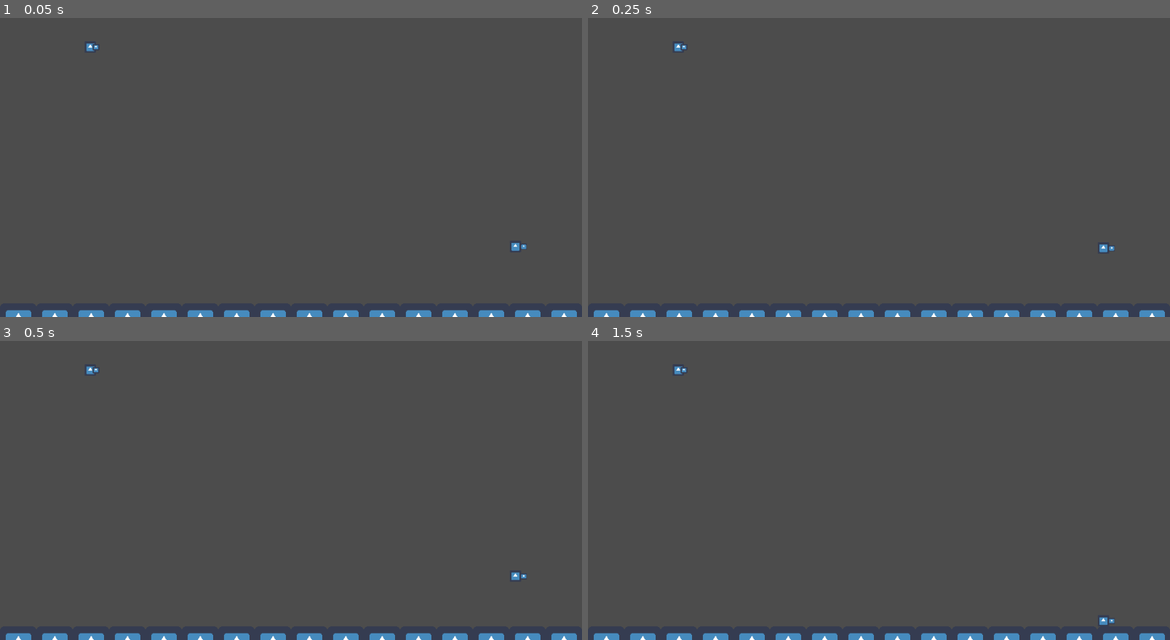
Above: before the commit, frames 1-4 (two rows, left to right).
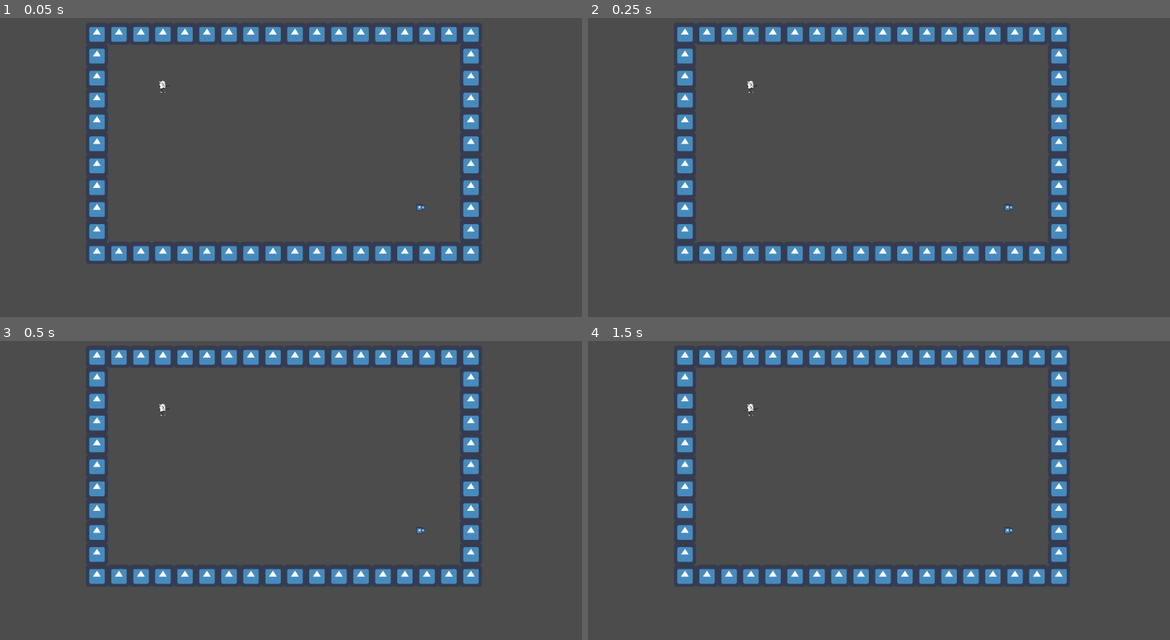
Above: after the commit, the same moments.

Repository: Lophtix8/GameJam_2019_Spring
Game: Godot game, scene res://Scenes/Main.tscn
The game is run twice, just before and just after one commit, with the same random seed, the same clock (stepped at 60 frames per second) and the same inputs. The engine's default icon, where the game draws it, is replaced by a stand-in: a white triangle on a blue panel in a dark square.
Inputs:
- Up to frame 1 (0.05 s): no input
- Up to frame 2 (0.25 s): no input
- Up to frame 3 (0.5 s): no input
- Up to frame 4 (1.5 s): no input

The runs differ from the first frame. In frame 1, 9.2% of the frame differs, in the area x 1-100%, y 2-100%; in frame 2, 9.2%; in frame 3, 9.2%; in frame 4, 9.2%.
Error before the commit: Parse Error: The identifier "drag" isn't declared in the current scope.

Commit message:
Big update
Somewhat functional Camera, animation v1 added(Down needs improvement).

Diff:
--- a/Scenes/Main.tscn
+++ b/Scenes/Main.tscn
@@ -1,18 +1,102 @@
-[gd_scene load_steps=7 format=2]
+[gd_scene load_steps=36 format=2]
 
 [ext_resource path="res://Scripts/Player.gd" type="Script" id=1]
-[ext_resource path="res://icon.png" type="Texture" id=2]
+[ext_resource path="res://Graphics/gun.png" type="Texture" id=2]
 [ext_resource path="res://Scripts/Sprite2.gd" type="Script" id=3]
-[ext_resource path="res://Graphics/BasicTileSet.tres" type="TileSet" id=4]
+[ext_resource path="res://Graphics/Up/IdleU.PNG" type="Texture" id=4]
+[ext_resource path="res://Graphics/Up/WalkingU1.PNG" type="Texture" id=5]
+[ext_resource path="res://Graphics/Up/WalkingU2.PNG" type="Texture" id=6]
+[ext_resource path="res://Graphics/UpRight/IdleUR2.PNG" type="Texture" id=7]
+[ext_resource path="res://Graphics/UpRight/IdleUR.PNG" type="Texture" id=8]
+[ext_resource path="res://Graphics/UpRight/WalkingUR1.PNG" type="Texture" id=9]
+[ext_resource path="res://Graphics/UpRight/WalkingUR3.PNG" type="Texture" id=10]
+[ext_resource path="res://Graphics/Right/IdleR.PNG" type="Texture" id=11]
+[ext_resource path="res://Graphics/Right/MovingR.PNG" type="Texture" id=12]
+[ext_resource path="res://Graphics/Right/WalkingR1.PNG" type="Texture" id=13]
+[ext_resource path="res://Graphics/Right/WalkingR3.PNG" type="Texture" id=14]
+[ext_resource path="res://Graphics/DownRight/IdleDR.PNG" type="Texture" id=15]
+[ext_resource path="res://Graphics/DownRight/IdleDR2.PNG" type="Texture" id=16]
+[ext_resource path="res://Graphics/DownRight/WalkingDR1.PNG" type="Texture" id=17]
+[ext_resource path="res://Graphics/DownRight/WalkingDR2.PNG" type="Texture" id=18]
+[ext_resource path="res://Graphics/Down/Idle.PNG" type="Texture" id=19]
+[ext_resource path="res://Graphics/Down/Idle2.PNG" type="Texture" id=20]
+[ext_resource path="res://Graphics/Down/WalkingDown3.PNG" type="Texture" id=21]
+[ext_resource path="res://icon.png" type="Texture" id=22]
+[ext_resource path="res://Graphics/BasicTileSet.tres" type="TileSet" id=23]
+[ext_resource path="res://Scripts/Camera2D.gd" type="Script" id=24]
 
 [sub_resource type="RectangleShape2D" id=1]
+extents = Vector2( 10, 17 )
+
+[sub_resource type="SpriteFrames" id=11]
+animations = [ {
+"frames": [ ExtResource( 5 ), ExtResource( 6 ) ],
+"loop": true,
+"name": "default",
+"speed": 4.0
+} ]
+
+[sub_resource type="SpriteFrames" id=6]
+animations = [ {
+"frames": [ ExtResource( 7 ), ExtResource( 8 ) ],
+"loop": true,
+"name": "default",
+"speed": 2.0
+} ]
+
+[sub_resource type="SpriteFrames" id=7]
+animations = [ {
+"frames": [ ExtResource( 9 ), ExtResource( 10 ) ],
+"loop": true,
+"name": "default",
+"speed": 4.0
+} ]
+
+[sub_resource type="SpriteFrames" id=4]
+animations = [ {
+"frames": [ ExtResource( 12 ), ExtResource( 13 ), ExtResource( 14 ) ],
+"loop": true,
+"name": "default",
+"speed": 6.0
+} ]
+
+[sub_resource type="SpriteFrames" id=8]
+animations = [ {
+"frames": [ ExtResource( 15 ), ExtResource( 16 ) ],
+"loop": true,
+"name": "default",
+"speed": 2.0
+} ]
+
+[sub_resource type="SpriteFrames" id=9]
+animations = [ {
+"frames": [ ExtResource( 17 ), ExtResource( 18 ) ],
+"loop": true,
+"name": "default",
+"speed": 4.0
+} ]
+
+[sub_resource type="SpriteFrames" id=5]
+animations = [ {
+"frames": [ ExtResource( 19 ), ExtResource( 20 ) ],
+"loop": true,
+"name": "default",
+"speed": 1.0
+} ]
+
+[sub_resource type="SpriteFrames" id=10]
+animations = [ {
+"frames": [ ExtResource( 21 ), ExtResource( 21 ) ],
+"loop": true,
+"name": "default",
+"speed": 1.0
+} ]
 
 [sub_resource type="GDScript" id=2]
 script/source = "extends RigidBody2D
 
-var movement = 300
+var movement = 100
 var deadzone = 0.5
-#var drag = 0.7
 
 var hp = 1
 
@@ -20,11 +104,11 @@
 func _ready():
 	Input.connect(\"joy_connection_changed\",self,\"joy_con_changed\")
 	self.mode = MODE_CHARACTER
+	self.linear_damp = 10
 	self.mass = 10
 
 func _physics_process(delta):
 	self.gravity_scale = 0
-	self.linear_velocity *= drag
 
 	if self.linear_velocity.length() <= (1.5*movement) and self.applied_force.length() == 0:
 		self.linear_velocity = get_input()
@@ -32,44 +116,158 @@
 func get_input():
 	var motion = Vector2(0,0)
 	if Input.get_connected_joypads().size() > 0:
-		var axesM = [0,0]
-		var axesD = [0,0]
 		motion.x = Input.get_joy_axis(1,JOY_ANALOG_LX)
 		motion.y = Input.get_joy_axis(1,JOY_ANALOG_LY)
 
 		if motion.length() < deadzone:
 			motion *= 0
 
-	return motion*movement
+	return motion.normalized()*movement
 
 func hit(dir):
 	hp -= 0.1
-	self.linear_velocity = dir*movement+dir*10/hp
+	self.linear_velocity = dir*movement+dir*30/hp
 
 # Called every frame. 'delta' is the elapsed time since the previous frame.
 #func _process(delta):
 #	pass
 "
 
+[sub_resource type="GDScript" id=3]
+script/source = "extends Sprite
+# Declare member variables here. Examples:
+
+var dir = Vector2(1,0)
+var rad = 10
+var bullet_speed = 60
+var dead_zone = 0.2
+
+var cur_state = false
+var prev_state = false
+
+var bullet_scene = preload(\"res://Scenes/Bullet.tscn\")
+
+# Called when the node enters the scene tree for the first time.
+func _ready():
+	self.position = dir.normalized()*rad
+	pass # Replace with function body.
+
+func _physics_process(delta):
+	dir.x = Input.get_joy_axis(1, JOY_ANALOG_RX)
+	dir.y = Input.get_joy_axis(1, JOY_ANALOG_RY)
+
+	if dir.length() > dead_zone:
+		self.position = dir.normalized()*rad
+
+	cur_state = Input.is_joy_button_pressed(1,JOY_BUTTON_5)
+
+	if cur_state and not prev_state:
+		var bullet = bullet_scene.instance()
+		for bullet_kin in bullet.get_children():
+			bullet_kin.pos = self.position*2 + self.get_parent().position
+			bullet_kin.dir = self.position
+
+		self.get_parent().get_parent().add_child(bullet)
+
+	prev_state = cur_state
+
+# Called every frame. 'delta' is the elapsed time since the previous frame.
+#func _process(delta):
+#	pass
+"
+
 [node name="Node2D" type="Node2D"]
 
 [node name="Player1" type="RigidBody2D" parent="."]
 position = Vector2( 158.806, 123.134 )
 script = ExtResource( 1 )
 
-[node name="Sprite4" type="Sprite" parent="Player1"]
-scale = Vector2( 0.32, 0.32 )
-texture = ExtResource( 2 )
-
 [node name="CollisionShape2D" type="CollisionShape2D" parent="Player1"]
-visible = false
 shape = SubResource( 1 )
 
 [node name="Sprite3" type="Sprite" parent="Player1"]
-position = Vector2( 10.7824, 0.34613 )
-scale = Vector2( 0.185493, 0.172767 )
+position = Vector2( 10, 10 )
+scale = Vector2( 0.1, 0.1 )
 texture = ExtResource( 2 )
 script = ExtResource( 3 )
+
+[node name="Up" type="Node2D" parent="Player1"]
+editor/display_folded = true
+show_behind_parent = true
+scale = Vector2( 0.05, 0.05 )
+
+[node name="Idle" type="Sprite" parent="Player1/Up"]
+visible = false
+texture = ExtResource( 4 )
+
+[node name="Move" type="AnimatedSprite" parent="Player1/Up"]
+visible = false
+scale = Vector2( 1, 1 )
+frames = SubResource( 11 )
+playing = true
+
+[node name="Sides_up" type="Node2D" parent="Player1"]
+editor/display_folded = true
+show_behind_parent = true
+scale = Vector2( 0.05, 0.05 )
+
+[node name="Idle" type="AnimatedSprite" parent="Player1/Sides_up"]
+visible = false
+scale = Vector2( 1, 1 )
+frames = SubResource( 6 )
+frame = 1
+playing = true
+
+[node name="Move" type="AnimatedSprite" parent="Player1/Sides_up"]
+visible = false
+frames = SubResource( 7 )
+playing = true
+
+[node name="Sides" type="Node2D" parent="Player1"]
+editor/display_folded = true
+show_behind_parent = true
+scale = Vector2( 0.05, 0.05 )
+
+[node name="Idle" type="Sprite" parent="Player1/Sides"]
+visible = false
+scale = Vector2( 1, 1 )
+texture = ExtResource( 11 )
+
+[node name="Move" type="AnimatedSprite" parent="Player1/Sides"]
+visible = false
+frames = SubResource( 4 )
+frame = 2
+playing = true
+
+[node name="Sides_down" type="Node2D" parent="Player1"]
+editor/display_folded = true
+show_behind_parent = true
+scale = Vector2( 0.05, 0.05 )
+
+[node name="Idle" type="AnimatedSprite" parent="Player1/Sides_down"]
+visible = false
+scale = Vector2( 1, 1 )
+frames = SubResource( 8 )
+playing = true
+
+[node name="Move" type="AnimatedSprite" parent="Player1/Sides_down"]
+visible = false
+frames = SubResource( 9 )
+playing = true
+
+[node name="Down" type="Node2D" parent="Player1"]
+editor/display_folded = true
+show_behind_parent = true
+scale = Vector2( 0.05, 0.05 )
+
+[node name="Idle" type="AnimatedSprite" parent="Player1/Down"]
+frames = SubResource( 5 )
+
+[node name="Move" type="AnimatedSprite" parent="Player1/Down"]
+visible = false
+frames = SubResource( 10 )
+frame = 1
+playing = true
 
 [node name="Player2" type="RigidBody2D" parent="."]
 position = Vector2( 906.806, 475.339 )
@@ -86,9 +284,15 @@
 [node name="Sprite2" type="Sprite" parent="Player2"]
 position = Vector2( 14.6611, 0.407242 )
 scale = Vector2( 0.185493, 0.172767 )
-texture = ExtResource( 2 )
+texture = ExtResource( 22 )
+script = SubResource( 3 )
 
 [node name="TileMap" type="TileMap" parent="."]
-tile_set = ExtResource( 4 )
+tile_set = ExtResource( 23 )
 format = 1
 tile_data = PoolIntArray( -1, 0, 0, -65536, 0, 0, -65535, 0, 0, -65534, 0, 0, -65533, 0, 0, -65532, 0, 0, -65531, 0, 0, …(653 unchanged characters)…
+
+[node name="Camera2D" type="Camera2D" parent="."]
+position = Vector2( 509.047, 274.361 )
+current = true
+script = ExtResource( 24 )
--- /dev/null
+++ b/Scripts/Camera2D.gd
@@ -0,0 +1,22 @@
+extends Camera2D
+
+var zoom_factor = 500
+var pos_mid = 0
+var players = []
+var pos_dif = 1
+
+# Called when the node enters the scene tree for the first time.
+func _ready():
+	players = self.get_parent().get_children()
+
+
+func _physics_process(delta):
+	if players != []:
+		pos_mid = (players[0].position + players[1].position)/2
+		pos_dif = (players[0].position - players[1].position).length()
+		self.position = pos_mid
+		self.zoom = Vector2(pos_dif/zoom_factor, pos_dif/zoom_factor)
+
+# Called every frame. 'delta' is the elapsed time since the previous frame.
+#func _process(delta):
+#	pass
--- a/Scripts/Player.gd
+++ b/Scripts/Player.gd
@@ -1,39 +1,76 @@
 extends RigidBody2D
 
-var movement = 300
+var movement = 100
 var deadzone = 0.5
 
 var hp = 1
+var pol = 1
+var change_sprite = false
+onready var selected = $Down
+onready var graphics = [$Up,$Sides_up,$Sides,$Sides_down,$Down]
 
 # Called when the node enters the scene tree for the first time.
 func _ready():
 	Input.connect("joy_connection_changed",self,"joy_con_changed")
 	self.mode = MODE_CHARACTER
-	self.linear_damp = 0.8
+	self.linear_damp = 10
 	self.mass = 10
 
 func _physics_process(delta):
 	self.gravity_scale = 0
 
-	if self.linear_velocity.length() <= (1.5*movement) and self.applied_force.length() == 0:
+	if self.linear_velocity.length() <= (1.1*movement) and self.applied_force.length() == 0:
 		self.linear_velocity = get_input()
 
 func get_input():
+	change_sprite = true
 	var motion = Vector2(0,0)
 	if Input.get_connected_joypads().size() > 0:
-		var axesM = [0,0]
-		var axesD = [0,0]
 		motion.x = Input.get_joy_axis(0,JOY_ANALOG_LX)
 		motion.y = Input.get_joy_axis(0,JOY_ANALOG_LY)
 
+		var sec_vec = motion
+
+		sec_vec = sec_vec.rotated(PI/2)
+
+		if sec_vec.y >0:
+			pol = 1
+		else:
+			pol = -1
+
 		if motion.length() < deadzone:
 			motion *= 0
+			change_sprite = false
 
-	return motion*movement
+		sec_vec.y = abs(sec_vec.y)
+		print(sec_vec.angle())
+		for i in range(5):
+			if sec_vec.angle() < 1 + i*PI/8:
+				animation(i, change_sprite)
+				break
+
+
+	return motion.normalized()*movement
 
 func hit(dir):
 	hp -= 0.1
-	self.linear_velocity = dir*movement*sqrt(2)+dir*10/hp
+	self.linear_velocity = dir*movement+dir*30/hp
+
+func animation(dir, chg_sprite):
+	if not chg_sprite:
+		selected.get_child(1).visible = false
+		selected.get_child(0).visible = true
+	else:
+		self.selected = self.graphics[dir]
+		selected.get_child(1).visible = true
+		selected.get_child(1).transform.x.x = pol
+		selected.get_child(0).visible = false
+		selected.get_child(0).transform.x.x = pol
+
+	for sprite in self.graphics:
+		if sprite != selected:
+			sprite.get_child(1).visible = false
+			sprite.get_child(0).visible = false
 
 # Called every frame. 'delta' is the elapsed time since the previous frame.
 #func _process(delta):
--- a/Scripts/Sprite2.gd
+++ b/Scripts/Sprite2.gd
@@ -2,12 +2,13 @@
 # Declare member variables here. Examples:
 
 var dir = Vector2(1,0)
-var rad = 10
+var rad = 15
 var bullet_speed = 60
 var dead_zone = 0.2
 
 var cur_state = false
 var prev_state = false
+var chg_sprite = true
 
 var bullet_scene = preload("res://Scenes/Bullet.tscn")
 
@@ -17,18 +18,25 @@
 	pass # Replace with function body.
 
 func _physics_process(delta):
+	chg_sprite = false
 	dir.x = Input.get_joy_axis(0, JOY_ANALOG_RX)
 	dir.y = Input.get_joy_axis(0, JOY_ANALOG_RY)
 
 	if dir.length() > dead_zone:
+		chg_sprite = true
 		self.position = dir.normalized()*rad
 
 	cur_state = Input.is_joy_button_pressed(0,JOY_BUTTON_5)
 
+	if dir.x < 0 and chg_sprite:
+		self.transform.x.x = -0.1
+	elif chg_sprite:
+		self.transform.x.x = 0.1
+
 	if cur_state and not prev_state:
 		var bullet = bullet_scene.instance()
 		for bullet_kin in bullet.get_children():
-			bullet_kin.pos = self.position*1.8 + self.get_parent().position
+			bullet_kin.pos = self.position*2 + self.get_parent().position
 			bullet_kin.dir = self.position
 
 		self.get_parent().get_parent().add_child(bullet)
Not shown, added: Graphics/Down/Idle.PNG.import
Not shown, added: Graphics/Down/Idle2.PNG.import
Not shown, added: Graphics/Down/WalkingDown1.PNG.import
Not shown, added: Graphics/Down/WalkingDown3.PNG.import
Not shown, added: Graphics/DownRight/IdleDR.PNG.import
Not shown, added: Graphics/DownRight/IdleDR2.PNG.import
Not shown, added: Graphics/DownRight/WalkingDR1.PNG.import
Not shown, added: Graphics/DownRight/WalkingDR2.PNG.import
Not shown, added: Graphics/Right/IdleR.PNG.import
Not shown, added: Graphics/Right/MovingR.PNG.import
Not shown, added: Graphics/Right/WalkingR1.PNG.import
Not shown, added: Graphics/Right/WalkingR3.PNG.import
(and 9 more such lines)
